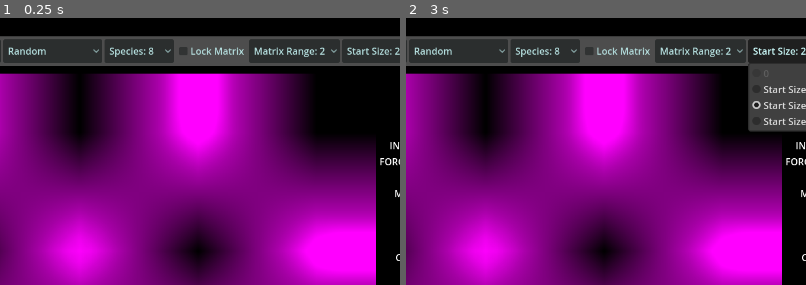
Above: before the commit, frames 1-2 (left to right).
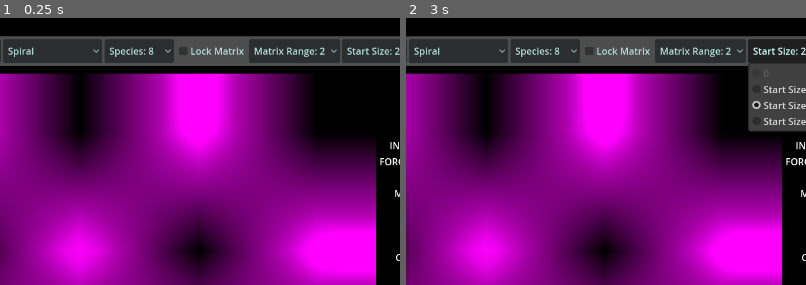
Above: after the commit, the same moments.

Repository: ThePathfindersCodex/Godot-Particle-Life-Compute-Shader
Game: Godot game, scene res://main.tscn
The game is run twice, just before and just after one commit, with the same random seed, the same clock (stepped at 60 frames per second) and the same inputs.
Inputs:
- Up to frame 1 (0.25 s): no input
- Up to frame 2 (3 s): click "RESTART" at 0.5 s; click "RESTART" at 1.25 s; click "RESTART" at 2 s; click "Start Size: 2" at 2.75 s
The pictures show only the part of the screen within x 15-65%, y 0-50%; the shares and areas given below are measured in that part.

The runs differ from the first frame. In frame 1, 0.2% of the frame differs, in the area x 2-12%, y 10-15%; in frame 2, 0.2%.
Error in both runs: Cannot call method 'storage_buffer_create' on a null value. (res://compute_particle_life.gd:360)

Commit message:
use gui input for texturerect

Diff:
--- a/compute_particle_life.gd
+++ b/compute_particle_life.gd
@@ -12,7 +12,7 @@
 var rand_start_radius_mul : float = 2.0 # different startup patterns use this multiplier
 var start_point_count : int = point_count # only used when restarting new field
 var start_species_count : int = species_count # only used when restarting new field
-var starting_method : int = 0 # which method to use when restarting new field?
+var starting_method : int = 2 # which method to use when restarting new field?
 
 # SPEED/TIME
 var dt : float = .25
@@ -458,7 +458,7 @@
 # HANDLE MOUSE INPUTS
 var dragging := false
 var last_mouse_pos := Vector2()
-func _input(event):
+func _gui_input(event):
 	if event is InputEventMouseButton:
 		# Handle zoom
 		if event.button_index == MOUSE_BUTTON_WHEEL_UP:
--- a/main.gd
+++ b/main.gd
@@ -16,27 +16,14 @@
 }
 
 func _ready():
-	# Connect all sliders
+	# Connect all sliders and set defaults
 	for slider_path in slider_bindings.keys():
 		var slider = get_node(slider_path)
 		var property = slider_bindings[slider_path]
 		slider.value = %ComputeParticleLife.get(property)
 		slider.connect("value_changed", Callable(self, "_on_slider_changed").bind(property))
 
-	# Control defaults
-	%SliderSpeed.value = %ComputeParticleLife.dt
-	%SliderDampen.value = %ComputeParticleLife.damping
-	%SliderSenseRadius.value = %ComputeParticleLife.interaction_radius
-	%SliderForceSoftenMultiplier.value = %ComputeParticleLife.force_softening_mul
-	%SliderMaxVelocityMultiplier.value = %ComputeParticleLife.max_velocity_mul
-	%SliderDrawSize.value = %ComputeParticleLife.draw_radius
-	%SliderCollideModifier.value = %ComputeParticleLife.collision_modifier
-	%SliderCollideStr.value = %ComputeParticleLife.collision_strength
-	%SliderCenterPull.value = %ComputeParticleLife.center_attraction
-	%SliderMaxForce.value = %ComputeParticleLife.max_force
-	%SliderBorderStyle.value = %ComputeParticleLife.border_style
-	%SliderBorderScale.value = %ComputeParticleLife.border_size_scale
-
+	# Options default values
 	%OptionStartInteractionRange.selected = int(%ComputeParticleLife.rand_start_interaction_range)
 	%OptionStartRadiusMultiplier.selected =  int(%ComputeParticleLife.rand_start_radius_mul)
 	%OptionStartSpeciesCount.selected = %ComputeParticleLife.start_species_count
--- a/main.tscn
+++ b/main.tscn
@@ -24,7 +24,6 @@
 
 [node name="Main" type="Node2D"]
 script = ExtResource("1_ig7tw")
-metadata/_edit_vertical_guides_ = [60.0]
 
 [node name="ComputeParticleLife" type="TextureRect" parent="."]
 unique_name_in_owner = true
@@ -72,7 +71,7 @@
 unique_name_in_owner = true
 layout_mode = 2
 focus_mode = 0
-selected = 0
+selected = 2
 item_count = 6
 popup/item_0/text = "Random"
 popup/item_0/id = 0
